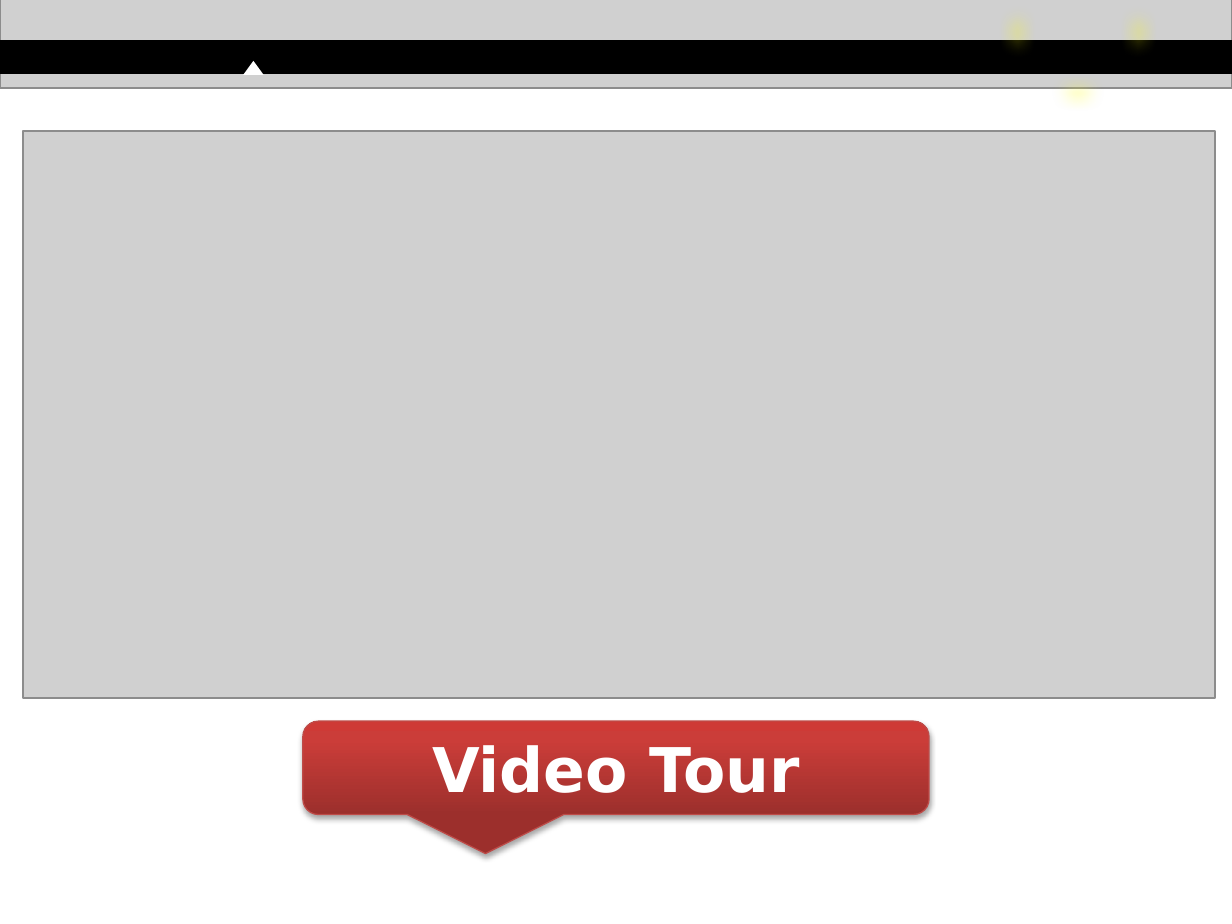
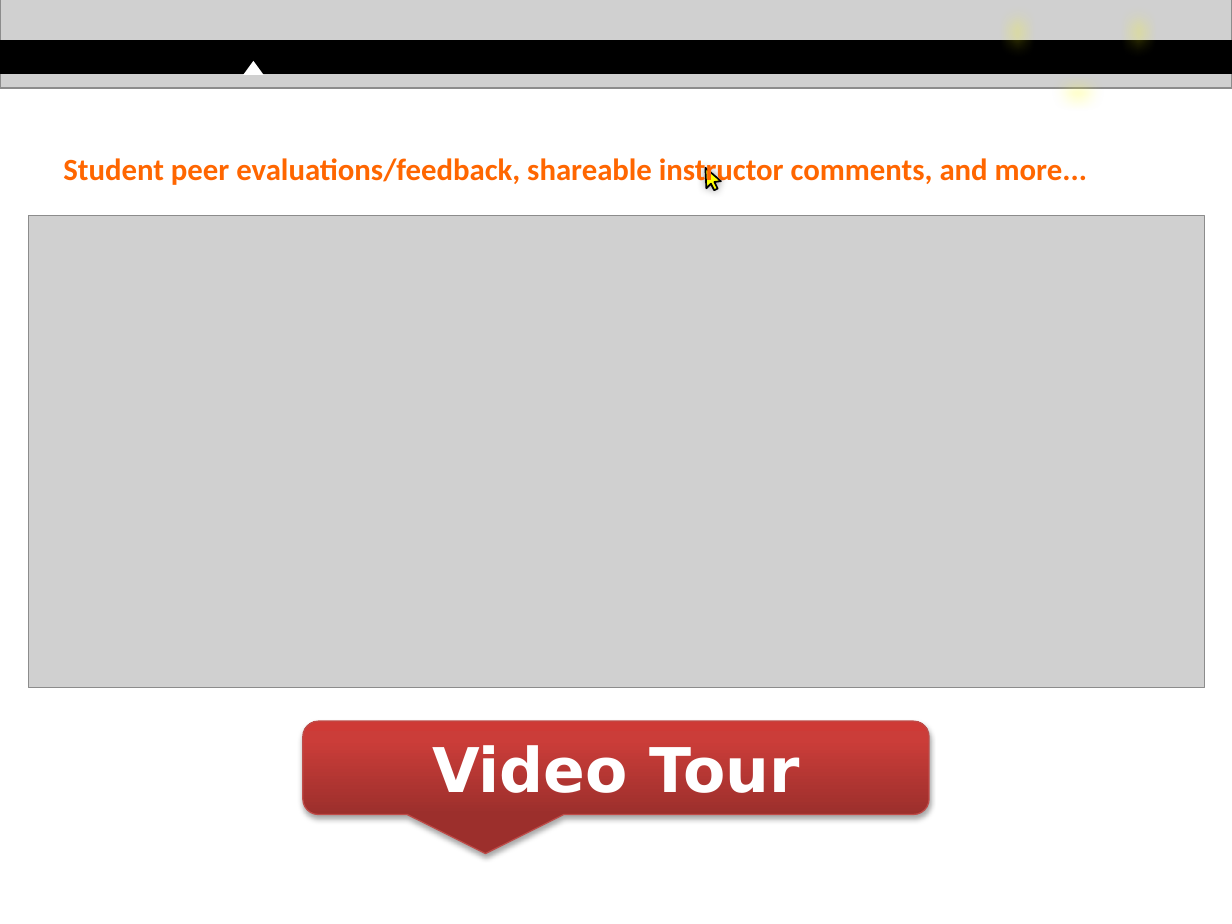
Before and after one commit to TEAMMATES/teammates, a slide deck: slide 2 of doc/video/video tour.pptx. Drawn at 1232x924 pixels with LibreOffice and Linux fonts; fonts in the diff are those of the drawing; grey boxes stand for pictures; background and template pictures are left out. Boxes give left, top, right and bottom in pixels: in the first picture for what was removed or moved away, otherwise in the second. Text is boxed around its words. In the diff, an @@ line names an element or a change of style, - is before the commit and + after.

```diff
--- a/doc/video/video tour.pptx
+++ b/doc/video/video tour.pptx
@@ text added at <box>63,158,1087,188</box>, 18 pt, text #FF6600, bold @@
+Student peer evaluations/feedback, shareable instructor comments, and more...
@@ picture: place and size @@
-picture at <box>23,131,1216,697</box>
+picture at <box>28,216,1205,687</box>
```
Also in this commit, not shown: 17 other slides changed, 21 slides added, 29 slides removed.
